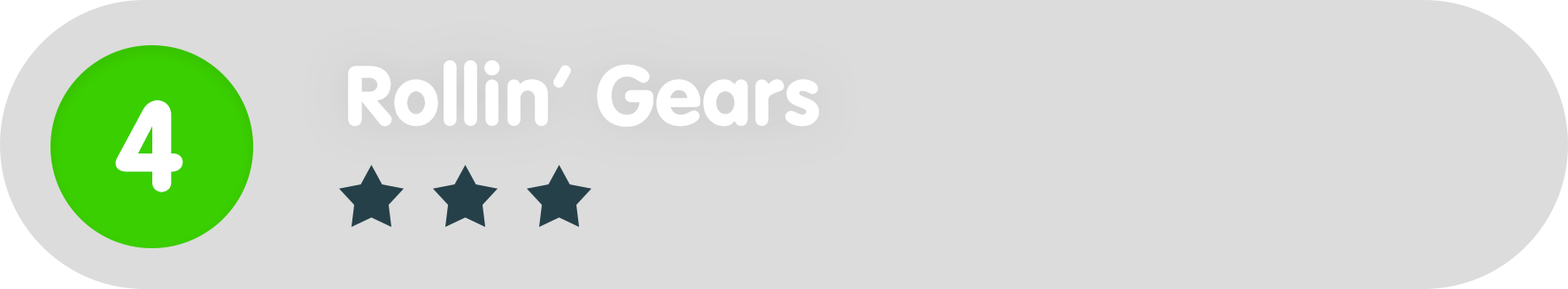
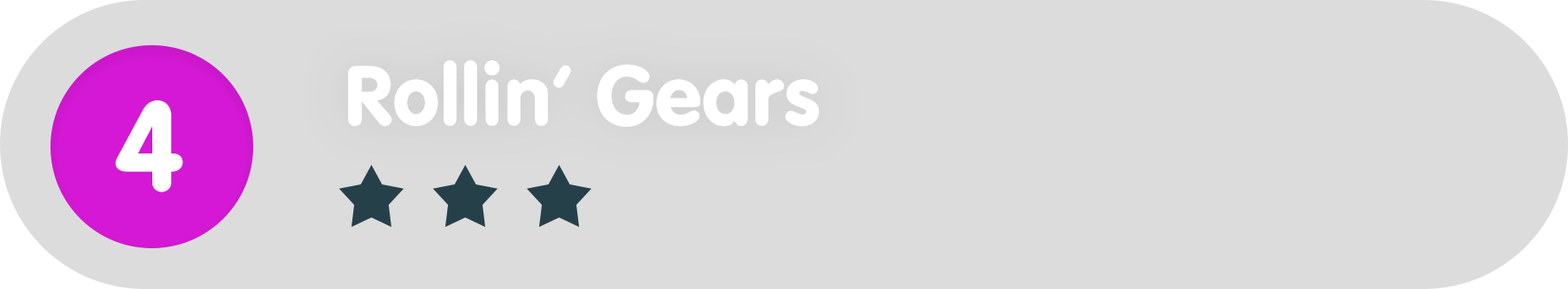
Comparing the layer stacks of the two 1568×289 images. Changes:
painted on "Ellipse_green" over [50, 45, 254, 248]
